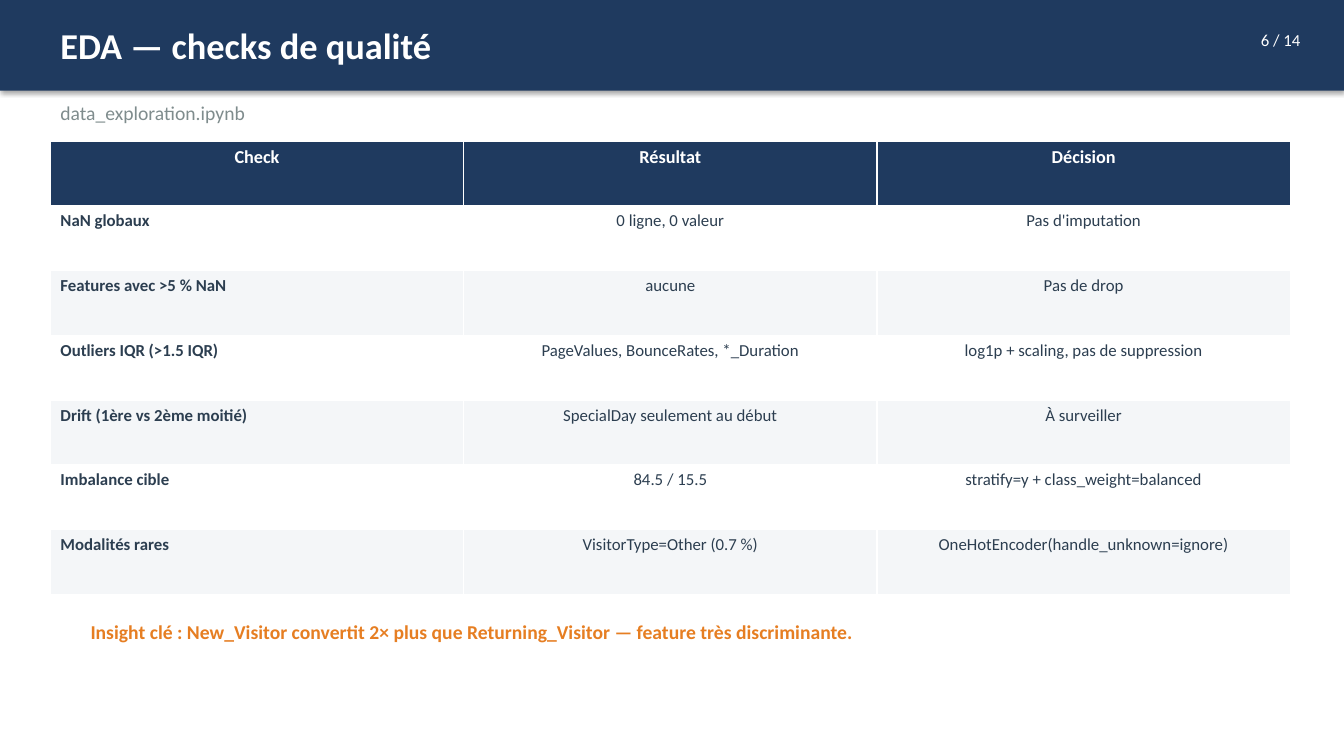
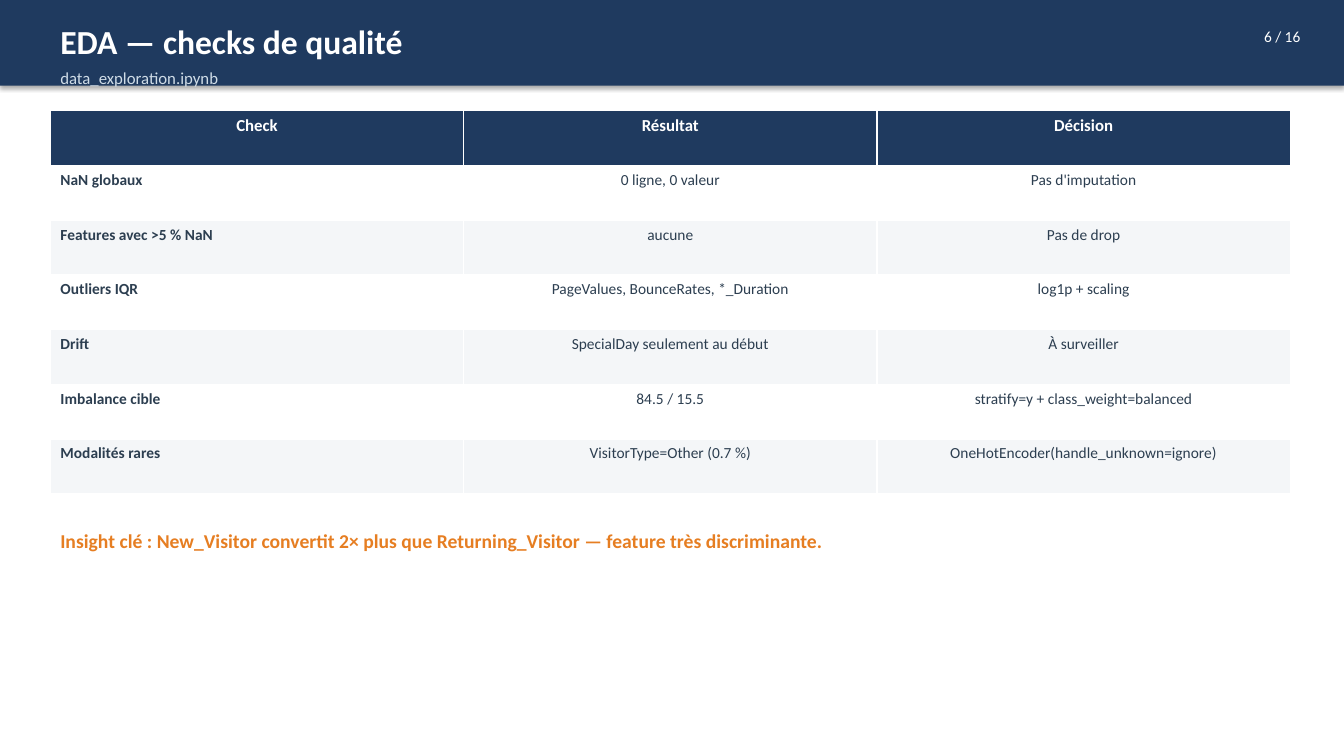
Before and after one commit to manechcarriou-lab/ml-poc-project, a slide deck: slide 6 of deliverables/process_overview.pptx. Drawn at 1344x756 pixels with LibreOffice and Linux fonts; fonts in the diff are those of the drawing. Boxes give left, top, right and bottom in pixels: in the first picture for what was removed or moved away, otherwise in the second. Text is boxed around its words. In the diff, an @@ line names an element or a change of style, - is before the commit and + after.

Commit message:
Pro optimization: per-family encoder + threshold tuning intégré
src/features.py:
- build_preprocessor(encoder='onehot'|'ordinal'|'target') — paramétrable
- Single source of truth for column groups, ENGINEERED_* constants exposed

scripts/train.py:
- DEFAULT_ENCODER_PER_FAMILY: logreg/RF -> OneHot, XGBoost -> Ordinal
- TunedThresholdClassifierCV(scoring='f1', cv=5) wraps every fitted pipeline
  -> threshold tuning is part of the pipeline, leakage-safe (CV on train only)
- New --encoder flag (auto|onehot|ordinal|target) for ablation runs
- Reports test_f1 (at tuned threshold) AND test_f1_at_0p5 in MLflow

scripts/generate_plots.py: unwrap TunedThresholdClassifierCV.estimator_
  before extracting feature importances

Retraining results (15 trials/family, commit pending):
  Modèle              Encoder  Threshold  F1 test  vs avant   ROC-AUC
  LogReg              OneHot   0.244      0.6426   +7.2 %     0.9137
  Random Forest       OneHot   0.360      0.6683   +6.2 %     0.9204
  XGBoost (winner)    Ordinal  0.305      0.6731   +2.9 %     0.9292

Final XGBoost recall = 0.7356: on attrape 74 % des acheteurs (vs 60 % avant).
Critère cible (F1 > 0.60) dépassé de +12 % sur le winner.

deliverables/process_overview.md + .pptx: updated with final numbers
deliverables/process_overview_new.pptx: removed (obsolete)
plots/* + results/* regenerated against the optimized models

```diff
--- a/deliverables/process_overview.pptx
+++ b/deliverables/process_overview.pptx
@@ rectangle: place and size @@
-rectangle at [0,0,1344,91]
+rectangle at [0,0,1344,86]
@@ text "EDA — checks de qualité" at [60,30,402,60]: size 26 to 24 pt @@
@@ text at [1264,31,1301,42]: text changed; size 12 to 11 pt @@
-6 / 14
+6 / 16
@@ text "data_exploration.ipynb": place and size @@
-text "data_exploration.ipynb" at [60,106,245,123]
+text "data_exploration.ipynb" at [60,72,218,88]
@@ text "data_exploration.ipynb" at [60,72,218,88]: size 14 to 12 pt, text colour #7F8C8D to #CFDCE7 @@
@@ table at [50,111,1291,494] @@
-row 4, column 1: Outliers IQR (>1.5 IQR)
+row 4, column 1: Outliers IQR
-row 4, column 3: log1p + scaling, pas de suppression
+row 4, column 3: log1p + scaling
-row 5, column 1: Drift (1ère vs 2ème moitié)
+row 5, column 1: Drift
@@ size 13 to 12 pt in "Check", "Résultat", "Décision" @@
@@ size 12 to 11 pt in "NaN globaux", "0 ligne, 0 valeur", "Pas d'imputation", "Features avec >5 % NaN" and 11 more places @@
@@ table: place and size @@
-table at [50,141,1291,595]
+table at [50,111,1291,494]
@@ text "Insight clé : New_Visitor convertit ...": place and size @@
-text "Insight clé : New_Visitor convertit ..." at [91,625,852,643]
+text "Insight clé : New_Visitor convertit ..." at [60,534,822,552]
```
Also in this commit, not shown: 7 other slides changed, 8 slides added, 6 slides removed, 15 other files.
